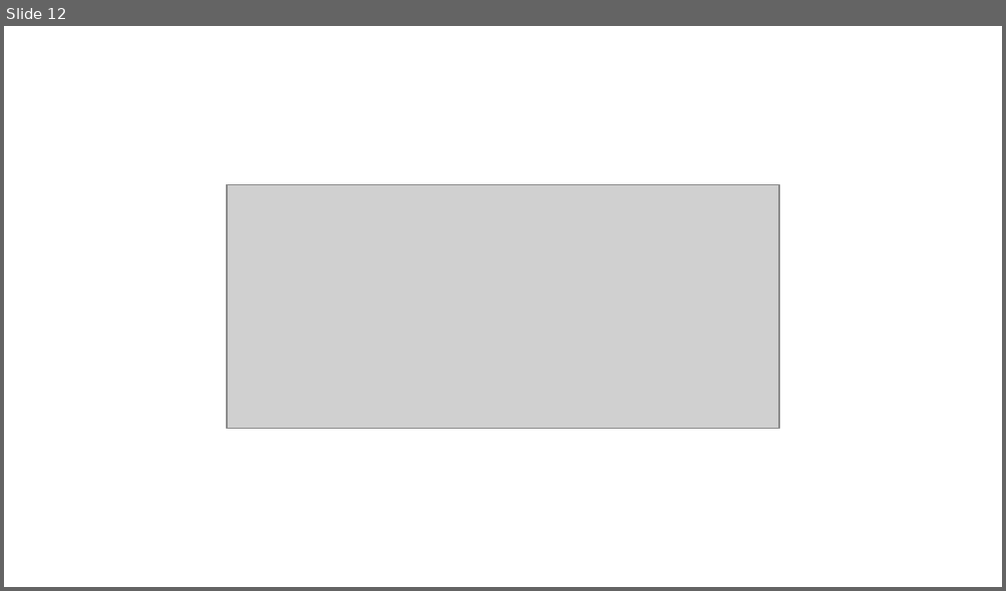
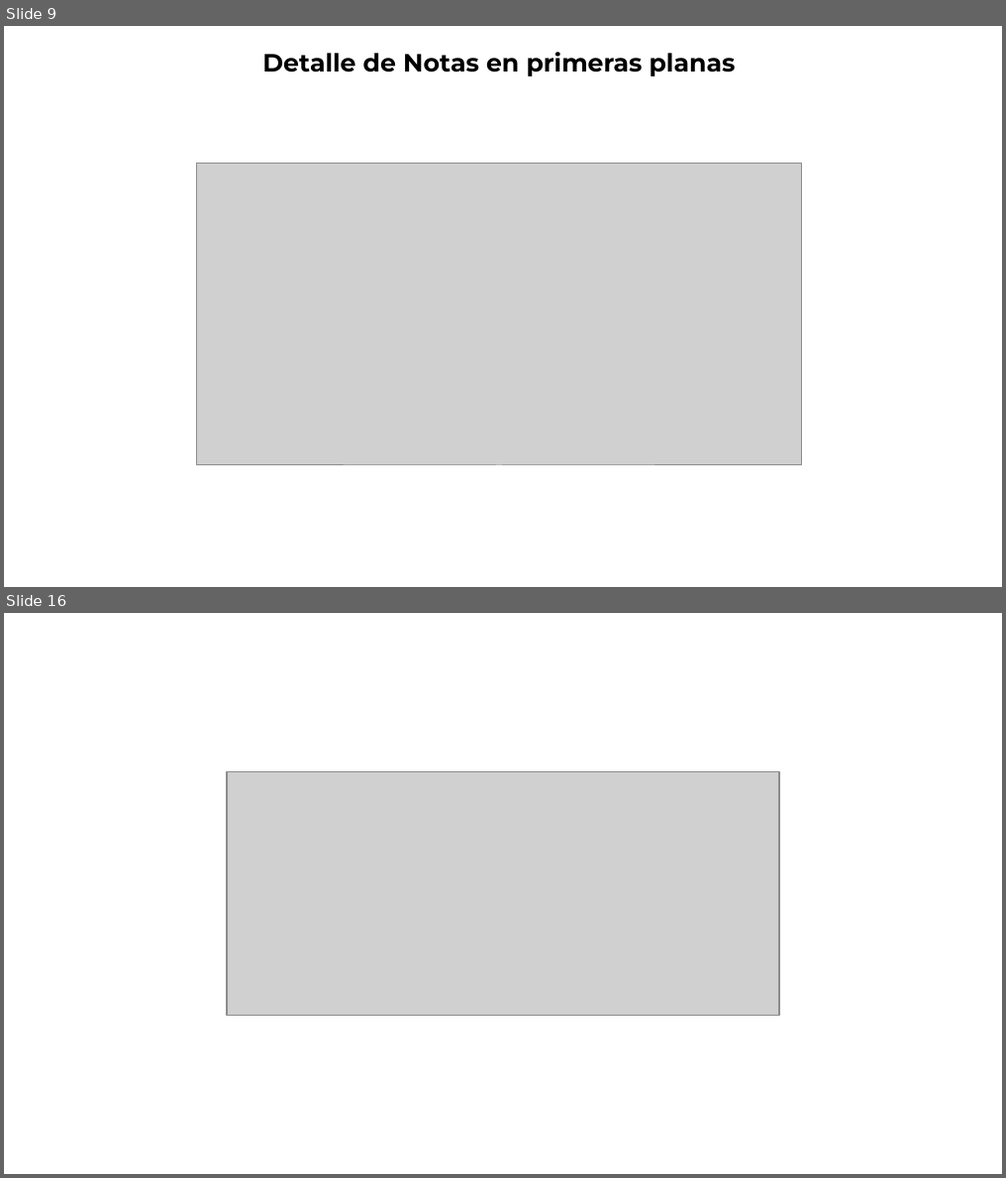
Before and after one commit to thelonious9/Reporteportadas, a slide deck: Reporte 050626.pptx. Shown one above the other, each under a label of ours: slide 12 before the commit, slides 9 and 16 after it; the slides between them are not shown. The pictures are 1006x591 and 1006x1178 pixels, drawn with LibreOffice and Linux fonts; fonts in the diff are those of the drawing; grey boxes stand for pictures; background and template pictures are left out. Boxes give left, top, right and bottom in pixels: in the first picture for what was removed or moved away, otherwise in the second. Text is boxed around its words. In the diff, an @@ line names an element or a change of style, - is before the commit and + after.

```diff
--- a/Reporte 050626.pptx
+++ b/Reporte 050626.pptx
@@ slide 9 added at (x1=4, y1=26, x2=1002, y2=587), background #FFFFFF @@
@@ text added at (x1=262, y1=52, x2=736, y2=76), 18 pt, text #000000, bold @@
+Detalle de Notas en primeras planas
@@ picture added at (x1=197, y1=164, x2=801, y2=467) @@
@@ what was slide 12 is now slide 16 @@
```
Also in this commit, not shown: 10 slides changed, 3 other slides added.
